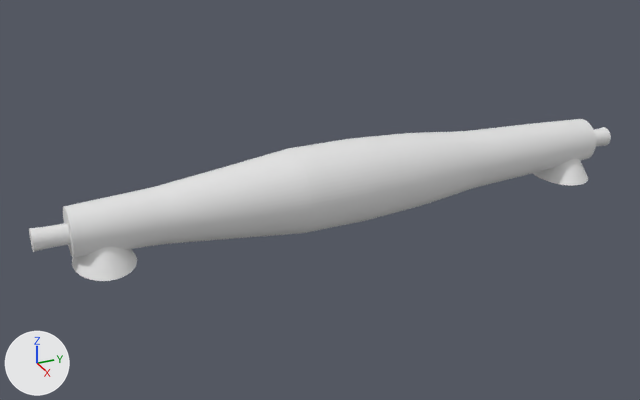
Two versions of the Blender file 3d_models/Tent-base-right-V204-longer.blend, one commit apart.
Both versions are drawn from a camera (50 mm lens) standing at (115.2, -56.2, 55.6) and looking at (-1.1, -3.8, -2.6). Arrows for +X, +Y and +Z are at lower left; the lights stay in place.

Objects in the first picture: 'Main Body', 'arm-left', 'arm-right', 'foot-left', 'foot-right', 'hand-left', 'hand-right'.
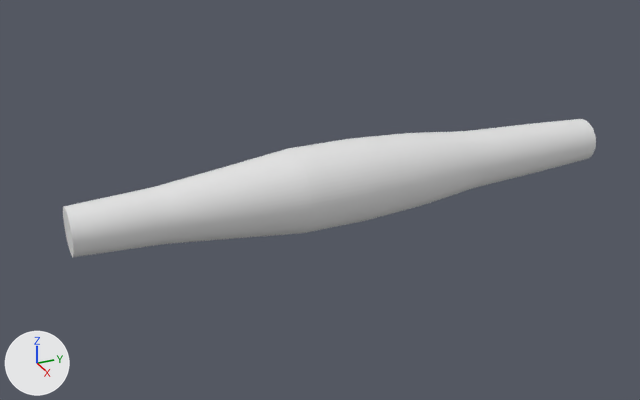
Edits to the bpy script that builds the scene:
```text
Change ob_arm_left:
    add ob_arm_left.hide_set(True)  # its collection is switched off
Change ob_arm_right:
    add ob_arm_right.hide_set(True)  # its collection is switched off
Change ob_foot_left:
    add ob_foot_left.hide_set(True)  # its collection is switched off
Change ob_foot_right:
    add ob_foot_right.hide_set(True)  # its collection is switched off
Change ob_hand_left:
    add ob_hand_left.hide_set(True)  # its collection is switched off
Change ob_hand_right:
    add ob_hand_right.hide_set(True)  # its collection is switched off
```

Changed parts and their boxes [x1, y1, x2, y2] in the pictures (640 x 400 px):
'foot-left', hidden: before [72, 247, 137, 281]
'foot-right', hidden: before [533, 159, 588, 186]
'arm-left', hidden: before [45, 223, 71, 248]
'hand-left', hidden: before [29, 227, 48, 252]
'hand-right', hidden: before [595, 127, 611, 146]
'arm-right', hidden: before [594, 130, 601, 146]
